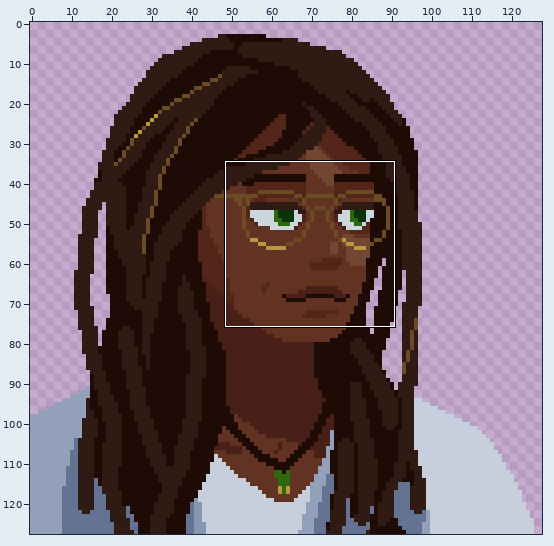
A pixel-art file gets an edit: Assets/NPCs/Lauren/lauren_portrait.aseprite. Above: a wide view before the commit, with the close-up outlined.
Close-up. First the earlier version:
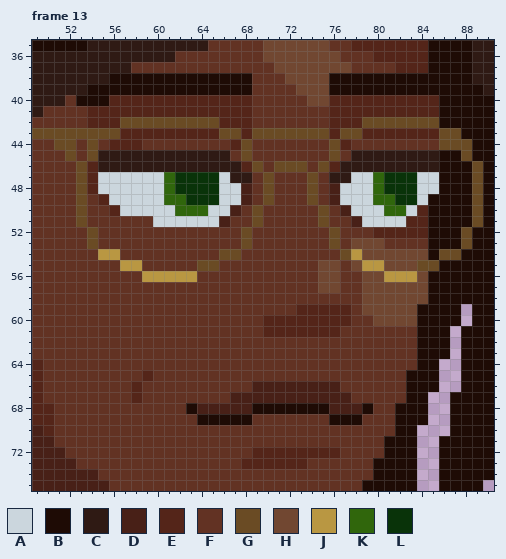
128x128 pixels, 14 frames. Colours within 5 levels of each other are drawn and written as one. Shown: frame 13: x 49..90, y 35..75.
Visible layers, top first: "new/fx", "new/loc jewelry", "new/hair", "new/glasses", "new/pupils", "new/face details", "new/head base", "new/backface hair", "new/necklace", "new/shirt", "new/neck".
Palette (. is transparent): A #cbd6dd  B #1e0b05  C #2f1a14  D #482017  E #542519  F #623223  G #6a4b24  H #714731  J #b99742  K #30660c  L #093309
Pixels before, frame 13, first column x 49:
35 BBBBBCCCCCCCCCCCFFFFFHHHHHHFFEEEEEEEBBBBCC
36 CCCCCCCCCCCCCFFFFFFFFHHHHHHHFFFEEEEEBBBBCC
37 CCCCCCCCCFFFFFFFFFFFFFHHHHHHHFFFFEEEBBBBCC
38 CCCCCCCBBBBBBBBBBBBBFFFHHHHBBBBBBBBBBBBBCC
39 CCCCCBBBBBBBBBBBBBBBFFFFHHHBBBBBBBBBBBBBBC
40 CCCFBBBEEEEEEEEEEEEEFFFFFHHEEEEEEEEEEBBBBB
41 CFFFFEEEEEEEEEEEEEEEFFFFFFFEEEEEEEEEEBBBBB
42 FFFFFEEEGGGGGGGGGEEEFFFFFFFEEEGGGGGGGBBBBB
43 GGGGGGGGEEEEEEEEEGGEGGGGGGGEGGEEEEEEEGGBBB
44 FFGGFGFEEEFFFFFFFFEGFFFFFFFGEFFFFFFFFGGGBB
45 FFFGFGCCCCCCCCCCCCFGFFFFFFFGFCCCCCCCCBBGBB
46 FFFFGECCCCCCCCCCCCCEGFGGGFGECCCCCCCCCBBBGB
47 FFFFGEAAAAAAKLLLLACCFGFFFGFCCAAKLLLAABBBGB
48 FFFFGEAAAAAAKLLLLAADFGFFFGFDAAAKLLLAABBBGB
49 FFFFGFEAAAAAKKLLLAADFGFFFGFDAAAKKLLABBBBGB
50 FFFFGFFEAAAAAKKKAADFGFFFFFGFDAAAKKAEBBBBGB
51 FFFFGFFFFFFAAAAAADFFGFFFFFGFFDAAAAEEBBBBGB
52 FFFFFGFFFFFFFFFFFFFGFFFFFFFGFFFEEEEEBBBGBB
53 FFFFFGFFFFFFFFFFFFFGFFFFFFFGFHHHFFFFBBBGBB
54 FFFFFFJJFFFFFFFFFGGFFFFFFFFFGJHHHHHHBGGBBB
55 FFFFFFFFJJFFFFFGGFFFFFFFFFHHFHJJHHHGGBBBBB
56 FFFFFFFFFFJJJJJFFFFFFFFFFFHHFFHHJJJHBBBBBB
57 FFFFFFFFFFFFFFFFFFFFFFFFFFHHFFHHHHHHBBBBBB
58 FFFFFFFFFFFFFFFFFFFFFFFFFFFFFFHHHHHHBBBBBB
59 FFFFFFFFFFFFFFFFFFFFFFFFEEEEEFHHHHHBBBB.BB
60 FFFFFFFFFFFFFFFFFFFFFEEEEEEEEFFHHHHBBBB.BB
61 FFFFFFFFFFFFFFFFFFFFFEEEEEEEFFFFFFFBBB.BBB
62 FFFFFFFFFFFFFFFFFFFFFFFFFFFFFFFFFFFBBB.BBB
63 FFFFFFFFFFFFFFFFFFFFFFFFFFFFFFFFFFFBBB.BBB
64 EFFFFFFFFFFFFFFFFFFFFFFFFFFFFFFFFFFBB..BBB
65 EFFFFFFFFFEFFFFFFFFFFFFFFFFFFFFFFFBBB..BBB
66 EFFFFFFFFEFFFFFFFFFFDDDDDDDDFFFFFFBBB..BBB
67 EFFFFFFFFEFFFFFFFFDDDDDDDDDDDFFFFFBB..BBBB
68 EEFFFFFFFFFFFFBDDDDDBBBBBBBDDDBFFBBB..BBBB
69 EEFFFFFFFFFFFFFBBBBBFFFFFFFBBBFFFBBB..BBBB
70 DEFFFFFFFFFFFFFFFFFFFFFFFFFFFFFFFBB...BBBB
71 DDFFFFFFFFFFFFFFFFFFFFFFFFFFFFFFBBB..BBBBB
72 DDDFFFFFFFFFFFFFFFFFEEEEEEEEFFFFBBB..BBBBB
73 DDDDFFFFFFFFFFFFFFFEEEEEEFFFFFFBBBB..BBBBB
74 DDDDDDFFFFFFFFFFFFFFFFFFFFFFFFFBBBB..BBBBB
75 DDDDDDDFFFFFFFFFFFFFFFFFFFFFFFBBBBB..BBBB.
And afterwards:
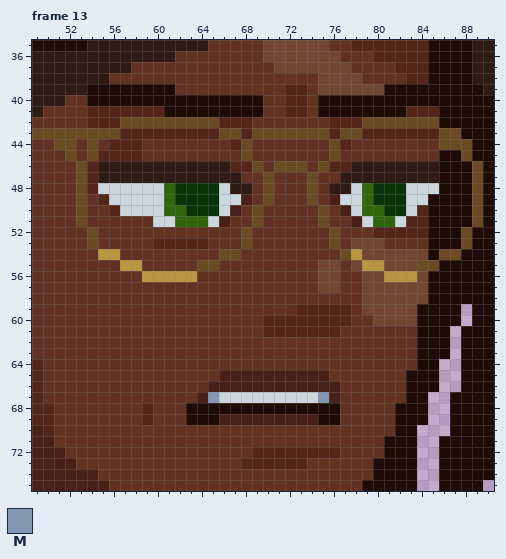
Colours new in this view: M #8398b0
Change:
Frame 13, layers "new/pupils", "new/face details":
y 38: x 56..68 BBBBBBBBBBBBB -> FFFFFFFFFFFFF; x 72..74 HHH -> FFF; x 76..84 BBBBBBBBB -> HHHFFFFEE
y 39: x 62..68 BBBBBBB -> FFFFFFF; x 72..74 FHH -> EEF; x 76..80 BBBBB -> HHHHH
y 40: x 53 B -> F; x 56..69 EEEEEEEEEEEEEF -> BBBBBBBBBBBBBB; x 72..85 FFHHEEEEEEEEEE -> EEFBBBBBBBBBBB
y 41: x 61..69 EEEEEEEEF -> BBBBBBBBB; x 72..73 FF -> EE; x 75..82 FEEEEEEE -> BBBBBBBB
y 45: x 55..66 CCCCCCCCCCCC -> EEEEFFFFFFFF; x 78..85 CCCCCCCC -> FFFFFFFF
y 46: x 67 C -> E; x 77 C -> E
y 47: x 55..66 AAAAAAKLLLLA -> CCCCCCCCCCCC; x 68 C -> F; x 76 C -> F; x 78..85 AAKLLLAA -> CCCCCCCC
y 48: x 67..68 AD -> CC; x 76..77 DA -> CC; x 79..80 AK -> KL; x 83 L -> A
y 49: x 62 K -> L; x 79..81 AKK -> KLL; x 83 L -> A
y 50: x 61 A -> K; x 63..65 KKA -> LLL; x 79..82 AAKK -> KKLL
y 51: x 62..64 AAA -> KKK; x 80..81 AA -> KK
y 53: x 60..64 FFFFF -> EEEEE
y 65: x 59 E -> F; x 66..75 FFFFFFFFFF -> DDDDDDDDDD
y 66: x 58 E -> F; x 65..68 FFFF -> DDDD
y 67: x 58 E -> F; x 64..75 FFFDDDDDDDDD -> DMAAAAAAAAAM; x 77 D -> F
y 68: x 59 F -> E; x 64..68 DDDDD -> BBBBB; x 76..79 DDDB -> BFFF
y 69: x 59 F -> E; x 63 F -> B; x 66..75 BBBFFFFFFF -> DDDDDDDDDB; x 77..78 BB -> FF
Boxes around the changes in both close-ups, in picture pixels (x1, y1, x2, y2):
changed: (76, 73, 439, 249)
changed: (131, 370, 373, 425)
